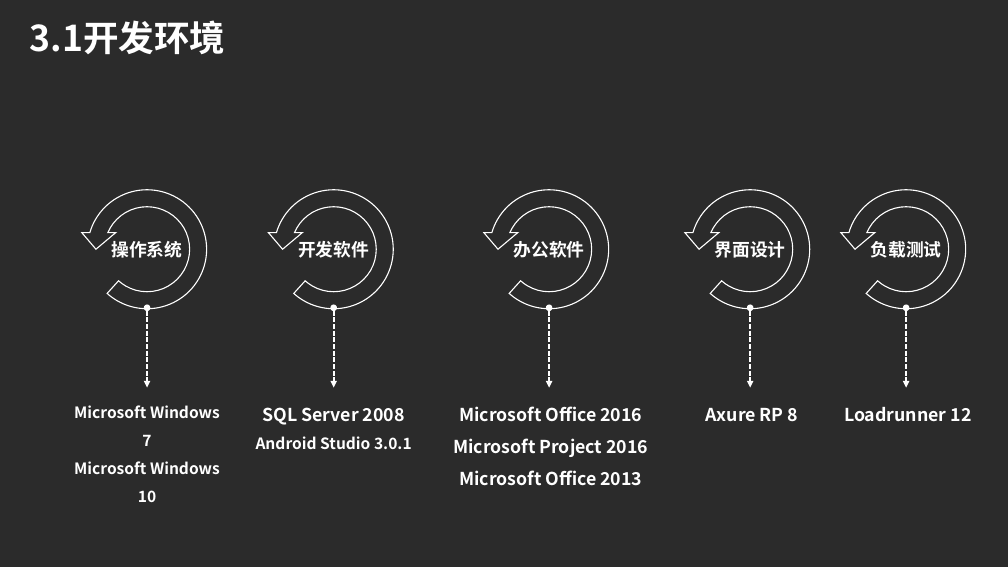
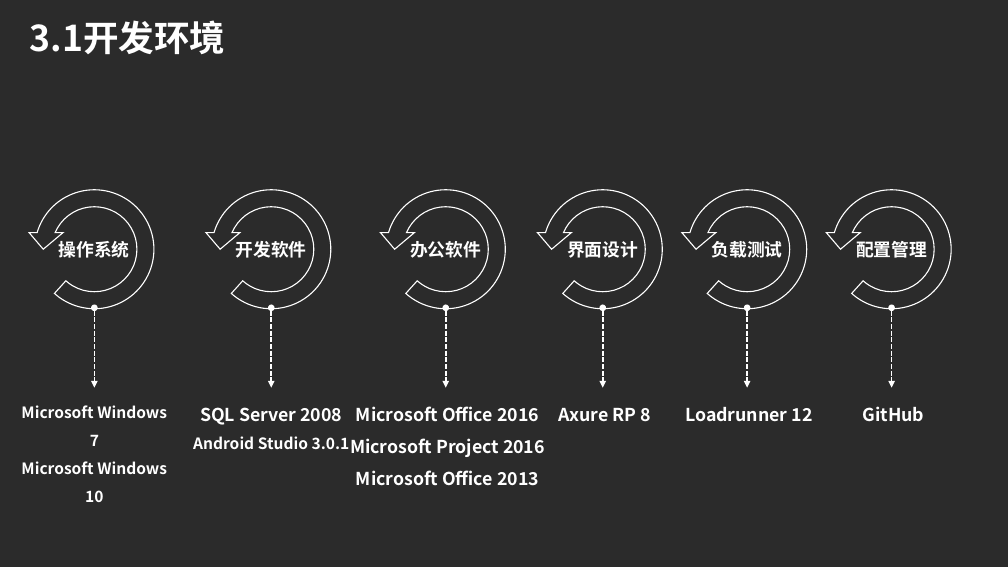
Before and after one commit to SE-2018-G01/TimeNote, a slide deck: slide 14 of SE2018春-G01-项目计划.pptx. Drawn at 1008x567 pixels with LibreOffice and Linux fonts; fonts in the diff are those of the drawing; background and template pictures are left out; a plain dark background stands for a picture behind light text. Boxes give left, top, right and bottom in pixels: in the first picture for what was removed or moved away, otherwise in the second. Text is boxed around its words. In the diff, an @@ line names an element or a change of style, - is before the commit and + after.

```diff
--- a/SE2018春-G01-项目计划.pptx
+++ b/SE2018春-G01-项目计划.pptx
@@ circular arrow "开发软件": place and size @@
-circular arrow "开发软件" at <box>266,182,402,318</box>
+circular arrow "开发软件" at <box>203,182,339,318</box>
@@ circular arrow "界面设计": place and size @@
-circular arrow "界面设计" at <box>682,182,818,318</box>
+circular arrow "界面设计" at <box>534,182,670,318</box>
@@ circular arrow added at <box>823,182,959,318</box>, outline #FFFFFF 1 pt, 16 pt, text #FFFFFF, bold @@
+配置管理
@@ 1 circular arrow, 1 text, 1 double arrow: place and size @@
-1 circular arrow, 1 text, 1 double arrow at <box>74,182,220,502</box>
+1 circular arrow, 1 text, 1 double arrow at <box>21,182,167,502</box>
@@ double arrow moved from (334, 308) - (334, 387) to (271, 308) - (271, 387) @@
@@ 1 circular arrow, 1 text, 1 double arrow: place and size @@
-1 circular arrow, 1 text, 1 double arrow at <box>453,182,648,486</box>
+1 circular arrow, 1 text, 1 double arrow at <box>350,182,545,486</box>
@@ double arrow moved from (750, 308) - (750, 387) to (602, 308) - (602, 387) @@
@@ 1 circular arrow, 1 text, 1 double arrow: place and size @@
-1 circular arrow, 1 text, 1 double arrow at <box>838,182,974,422</box>
+1 circular arrow, 1 text, 1 double arrow at <box>679,182,815,422</box>
@@ double arrow added from (891, 308) to (891, 387), #FFFFFF 1.5 pt dashed @@
@@ text "SQL Server 2008": place and size @@
-text "SQL Server 2008" at <box>256,407,412,449</box>
+text "SQL Server 2008" at <box>193,407,350,449</box>
@@ text "Axure RP 8": place and size @@
-text "Axure RP 8" at <box>706,408,798,422</box>
+text "Axure RP 8" at <box>558,408,650,422</box>
@@ text added at <box>863,406,925,422</box>, 16 pt, text #FFFFFF, bold @@
+GitHub
```
Also in this commit, not shown: 4 other slides changed.
